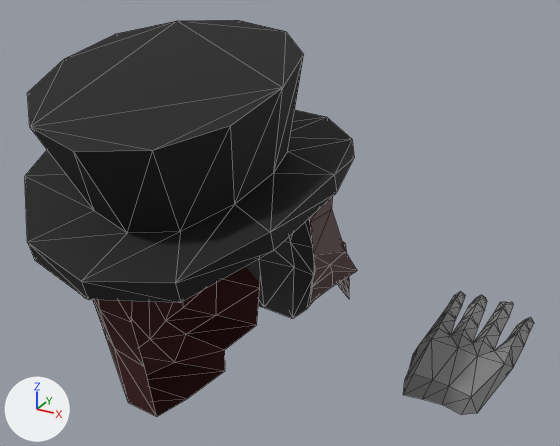
Before and after pictures for a commit that changed the glTF model public/plague.glb.
Camera for both pictures: a camera (50 mm lens) standing at (1.98, -2.6, 1.79) and looking at (0.12, 0.78, 0.1). The axes (+X, +Y, +Z) are drawn at lower left. The lights are the same throughout. Mesh edges are drawn as thin lines. Vertices at the same position are counted once.

Objects in the first picture: 'Hand', 'Hat', 'Head', 'Mask'.
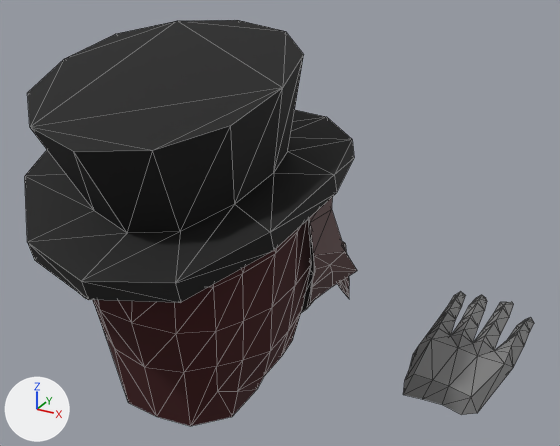
Boxes (x1, y1, x2, y2) around the edits, measured in the pictures (560 x 446 px):
'Head', reshaped: before (93, 266, 260, 416); after (93, 220, 311, 426)
part 1 of me_head, added (brown): after (132, 220, 311, 426)

The change, as a diff of the scene's bpy script:
```diff
--- a/public/plague.glb.py
+++ b/public/plague.glb.py
@@ me_head @@
 # used by ob_head; location = (0.0, 0.0, 0.0)
-me_head.from_pydata(...)  # 57 vertices, 96 faces; spans x -0.483..0.0, y -0.343..0.783, z -0.656..0.732
+me_head.from_pydata(...)  # 98 vertices, 192 faces; spans x -0.483..0.483, y -0.343..0.783, z -0.656..0.732
+# me_head part 1
+# 41 vertices are added at x 0.185..0.483, y -0.311..0.728, z -0.622..0.687
+# 96 new faces join them
 me_head.materials.append(mat_head)
```
